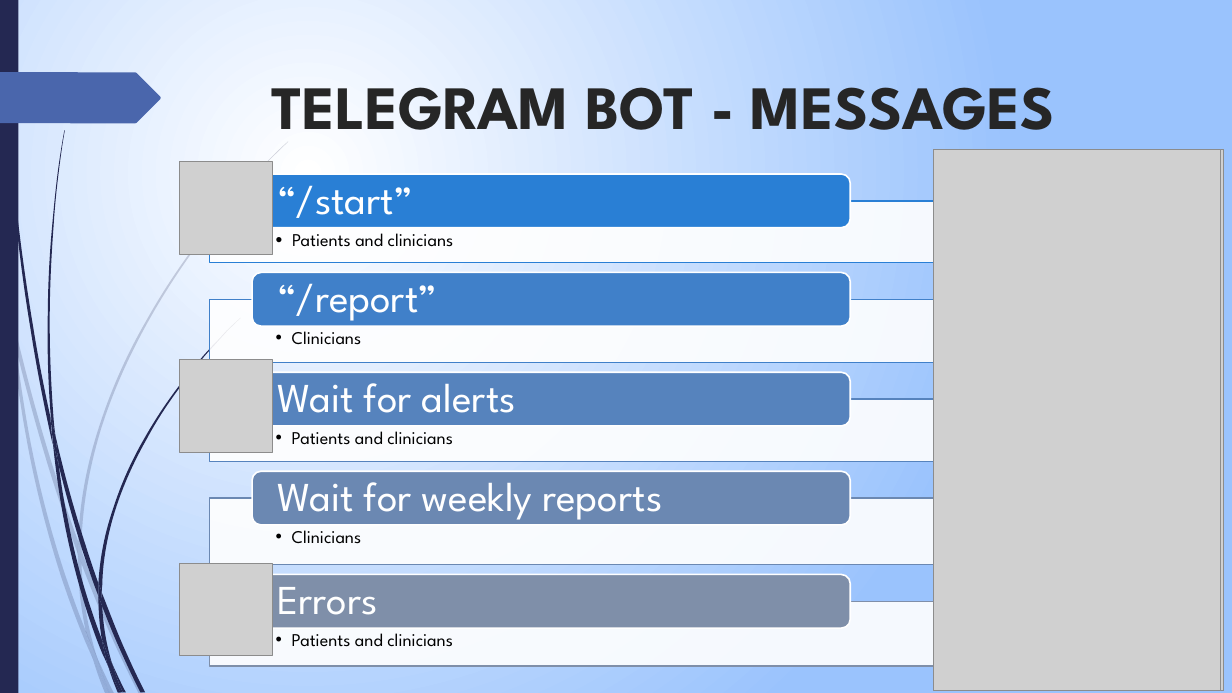
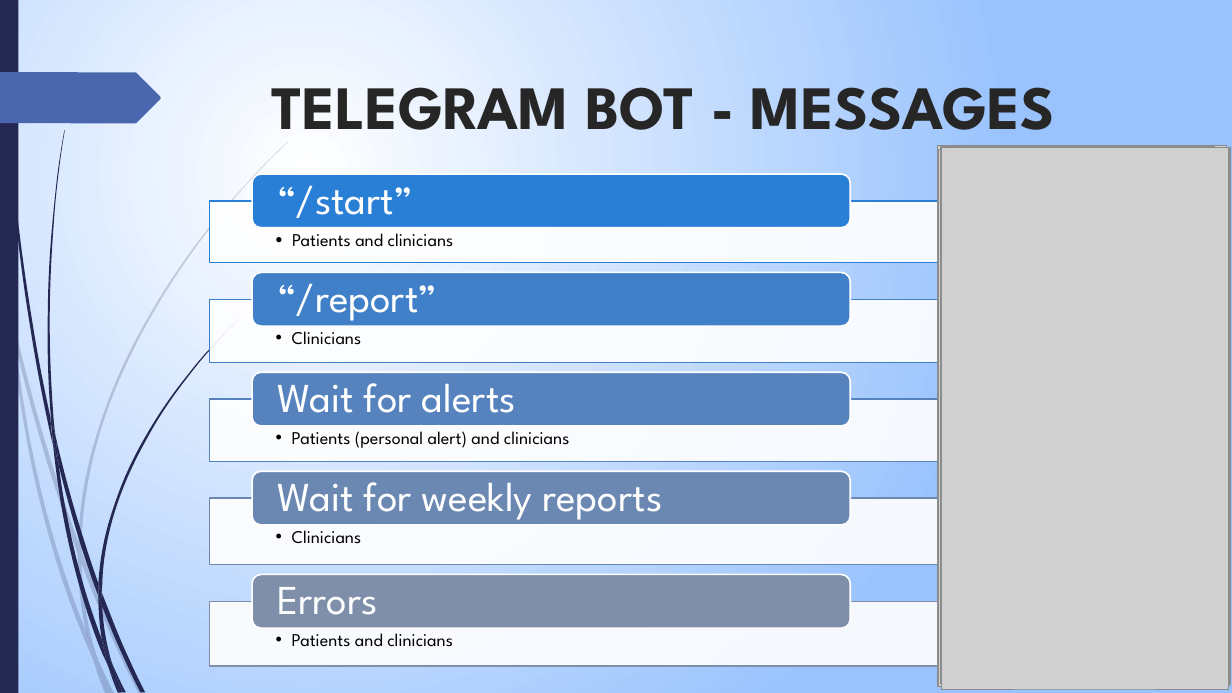
Before and after one commit to edo98811/IoT_project, a slide deck: slide 27 of Documenti/progetto_finale_last.pptx. Drawn at 1232x693 pixels with LibreOffice and Linux fonts; fonts in the diff are those of the drawing; grey boxes stand for pictures. Boxes give left, top, right and bottom in pixels: in the first picture for what was removed or moved away, otherwise in the second. Text is boxed around its words. In the diff, an @@ line names an element or a change of style, - is before the commit and + after.

Commit message:
ppt

```diff
--- a/Documenti/progetto_finale_last.pptx
+++ b/Documenti/progetto_finale_last.pptx
@@ picture: place and size @@
-picture at [933,150,1223,691]
+picture at [938,145,1227,687]
@@ picture: place and size @@
-picture at [937,150,1224,691]
+picture at [939,149,1228,687]
@@ picture added at [941,146,1215,684] @@
@@ picture: place and size @@
-picture at [933,150,1221,691]
+picture at [942,148,1229,689]
@@ picture added at [945,147,1231,685] @@
@@ picture added at [945,148,1230,686] @@
@@ picture removed at [179,162,272,254] @@
@@ picture removed at [179,360,272,452] @@
@@ text at [292,431,570,448]: text changed @@
-  • Patients and clinicians
+  • Patients (personal alert) and clinicians
@@ picture removed at [179,564,272,656] @@
```
Also in this commit, not shown: 2 other slides changed, 1 slide added.
